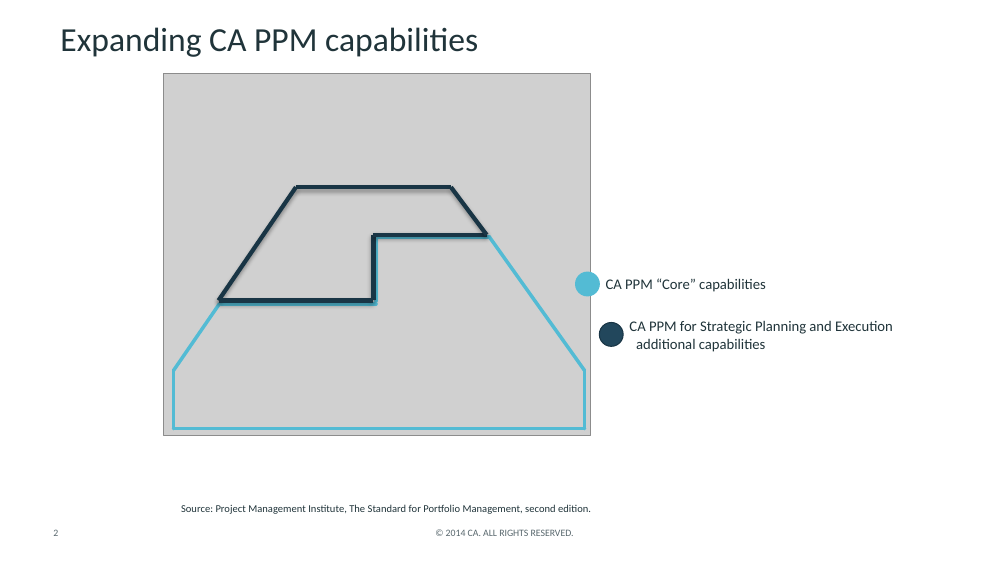
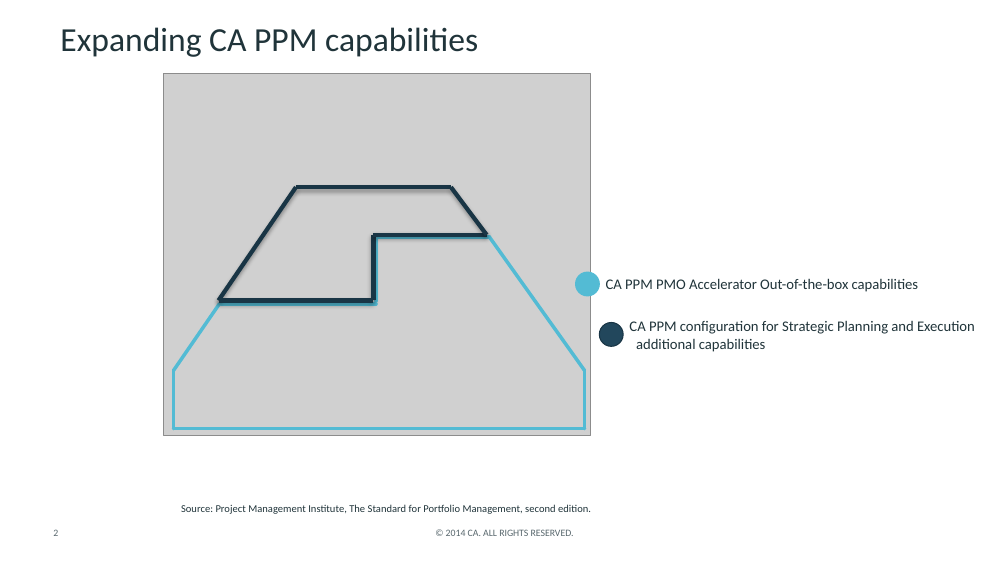
Before and after one commit to CALATAMITBMCOE/Strategic-Alignment, a slide deck: slide 2 of Documentation/CA PPM for Strategic Planning and Execution_EN.pptx. Drawn at 1008x568 pixels with LibreOffice and Linux fonts; fonts in the diff are those of the drawing; grey boxes stand for pictures; background and template pictures are left out. Boxes give left, top, right and bottom in pixels: in the first picture for what was removed or moved away, otherwise in the second. Text is boxed around its words. In the diff, an @@ line names an element or a change of style, - is before the commit and + after.

```diff
--- a/Documentation/CA PPM for Strategic Planning and Execution_EN.pptx
+++ b/Documentation/CA PPM for Strategic Planning and Execution_EN.pptx
@@ text in ellipse at (606,278,919,292): text changed @@
-CA PPM “Core” capabilities
+CA PPM PMO Accelerator Out-of-the-box capabilities
@@ text in ellipse at (629,321,975,352): text changed @@
-CA PPM for Strategic Planning and Execution
-additional capabilities
+CA PPM configuration for Strategic Planning and Execution
+additional capabilities
```
Also in this commit, not shown: 5 other slides changed, 5 other files.
